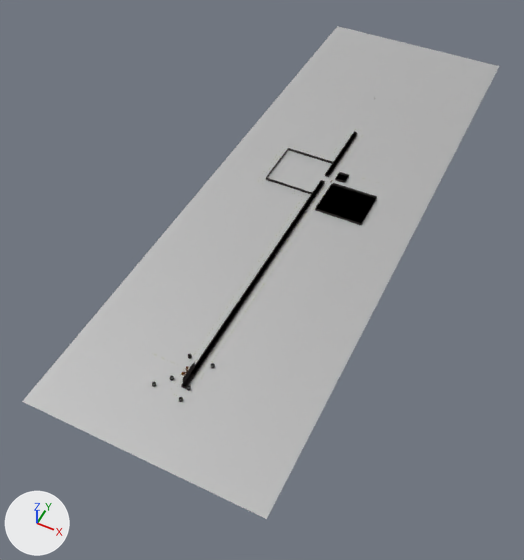
Renders of the Blender file Assets/Models/Locations/Pier 5/Heathrow.blend from each side of a commit.
The view is the same before and after, from a camera (50 mm lens) standing at (390.0, -513.0, 908.0) and looking at (-1.0, 270.0, -70.0). Lighting does not change. The marker at lower left points along +X, +Y and +Z.

Objects in the first picture: 'Ground.002', 'Pier5'.
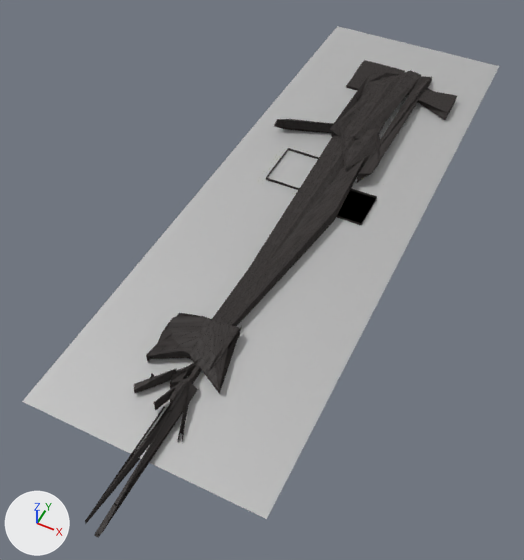
The newer file adds a shape key; the second version is drawn at full value of the shape key 'Key 1' of 'Pier5.001', and the change is written as the vertex moves it makes.

Where the change shows, as pixel boxes [x1, y1, x2, y2] in the pictures (524 x 560 px; the box of a moved part takes in the faces that stretch with it):
'Pier5.001', shown
    after: [85, 60, 457, 538]
part 2 of me_plane_003, moved or reshaped (not visible before)
    after: [85, 60, 457, 538]
'Pier5', unchanged, covered by the edit
    before: [152, 131, 377, 402]
    after: [154, 148, 377, 387]

What the commit changed:
me_plane_003 is used by ob_pier5_001; location (0.0, 0.0, 0.0); scale (1.0, 1.0, 1.3).
me_plane_003 had 786 vertices, 432 faces, 75 loose edges and spanned x -115.0..127.0, y -53.0..692.0, z 0.0..12.0.
me_plane_003 now has 786 vertices, 432 faces, 75 loose edges and spans x -137.0..169.0, y -272.0..917.0, z -4.0..23.0.
me_plane_003 part 1: the loose piece of 4 vertices spanning x -82.0, y 508.0..548.0, z 4.0..11.0 is moved by (20.0, 362.0, -4.0).
me_plane_003 part 2: 538 of 786 vertices moved; they spanned x -115.0..127.0, y -53.0..692.0, z 4.0..12.0 and now span x -137.0..169.0, y -272.0..917.0, z -4.0..23.0; mean shift (2.0, 46.0, 1.0); largest move (37.0, 411.0, 4.0) -> (51.0, 846.0, -3.0).
Object 'Pier5.001' (ob_pier5_001) is now shown.
